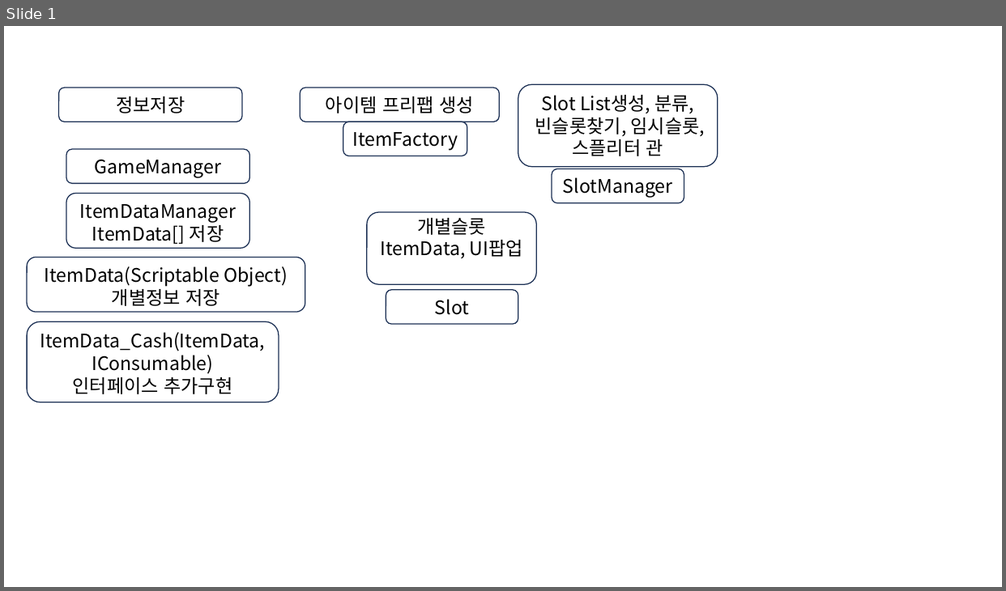
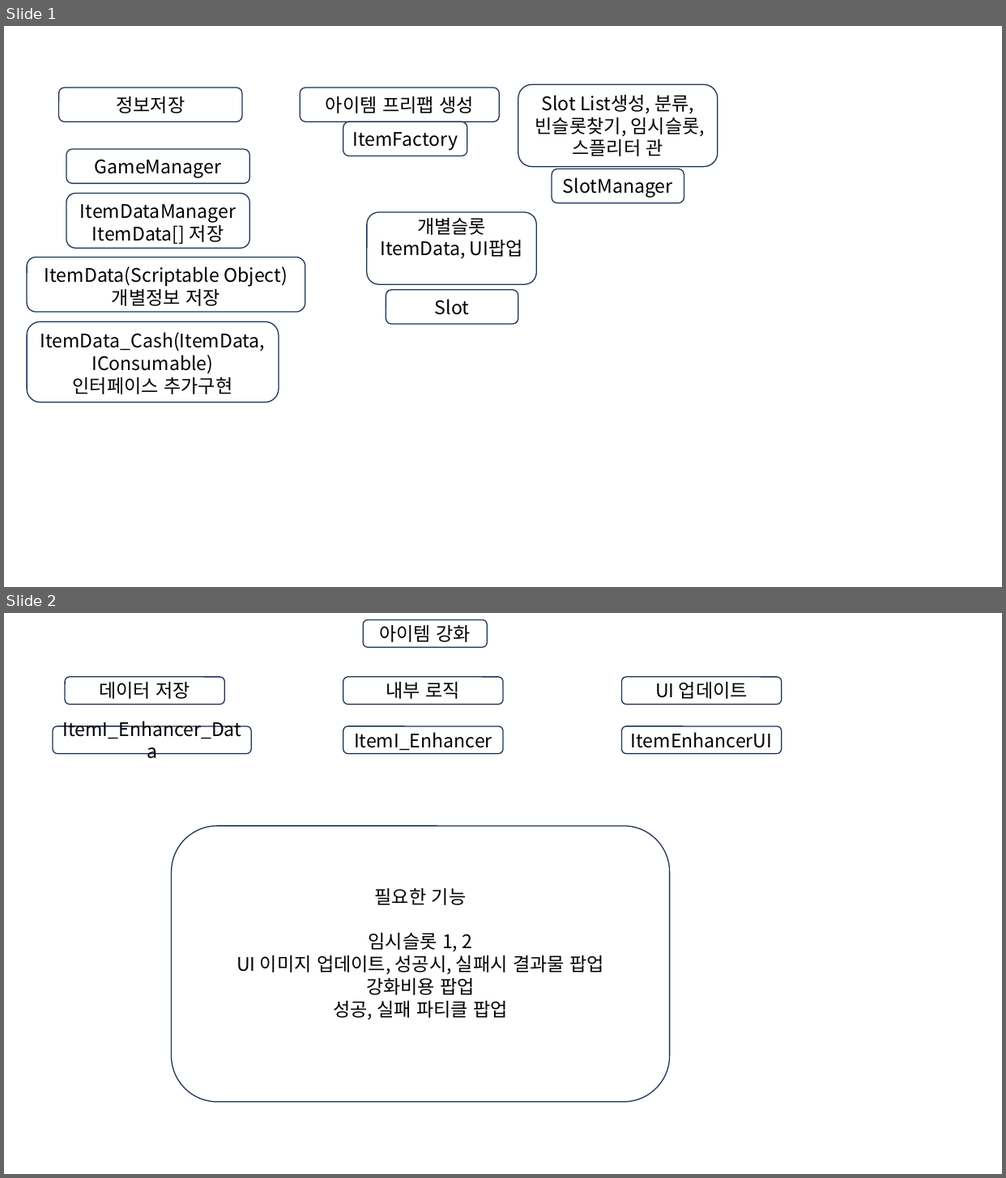
Before and after one commit to steelfs/JY, a slide deck: 프레젠테이션 2.pptx. Shown one above the other, each under a label of ours: slide 1 before the commit, slides 1 and 2 after it. The pictures are 1006x591 and 1006x1178 pixels, drawn with LibreOffice and Linux fonts; fonts in the diff are those of the drawing. Boxes give left, top, right and bottom in pixels: in the first picture for what was removed or moved away, otherwise in the second. Text is boxed around its words. In the diff, an @@ line names an element or a change of style, - is before the commit and + after.

```diff
--- a/프레젠테이션 2.pptx
+++ b/프레젠테이션 2.pptx
@@ slide 2 added at <box>4,613,1002,1174</box>, background #FFFFFF @@
@@ rounded rectangle added at <box>364,619,488,648</box>, fill #FFFFFF, outline #1E3256 1 pt, 18 pt, text #000000 @@
+아이템 강화
@@ rounded rectangle added at <box>65,677,224,705</box>, fill #FFFFFF, outline #1E3256 1 pt, 18 pt, text #000000 @@
+데이터 저장
@@ rounded rectangle added at <box>343,677,503,705</box>, fill #FFFFFF, outline #1E3256 1 pt, 18 pt, text #000000 @@
+내부 로직
@@ rounded rectangle added at <box>621,677,781,705</box>, fill #FFFFFF, outline #1E3256 1 pt, 18 pt, text #000000 @@
+UI 업데이트
@@ rounded rectangle added at <box>53,726,251,754</box>, fill #FFFFFF, outline #1E3256 1 pt, 18 pt, text #000000 @@
+ItemI_Enhancer_Data
@@ rounded rectangle added at <box>343,726,503,754</box>, fill #FFFFFF, outline #1E3256 1 pt, 18 pt, text #000000 @@
+ItemI_Enhancer
@@ rounded rectangle added at <box>621,726,781,754</box>, fill #FFFFFF, outline #1E3256 1 pt, 18 pt, text #000000 @@
+ItemEnhancerUI
@@ rounded rectangle added at <box>172,826,671,1102</box>, fill #FFFFFF, outline #1E3256 1 pt, 18 pt, text #000000 @@
+필요한 기능
+임시슬롯 1, 2
+UI 이미지 업데이트, 성공시, 실패시 결과물 팝업
+강화비용 팝업
+성공, 실패 파티클 팝업
```
Also in this commit, not shown: 1 other file.
